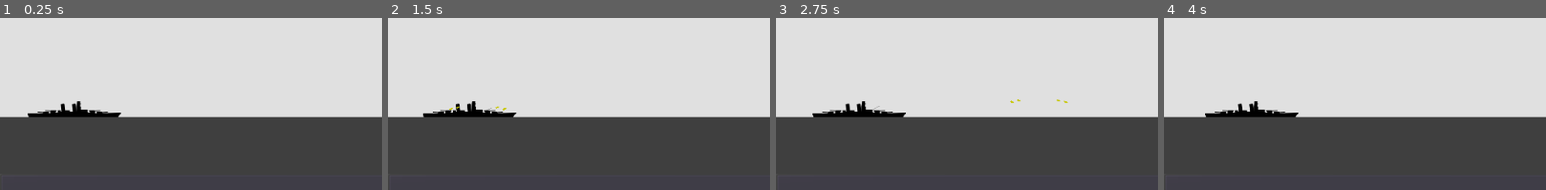
Above: before the commit, frames 1-4 (left to right).
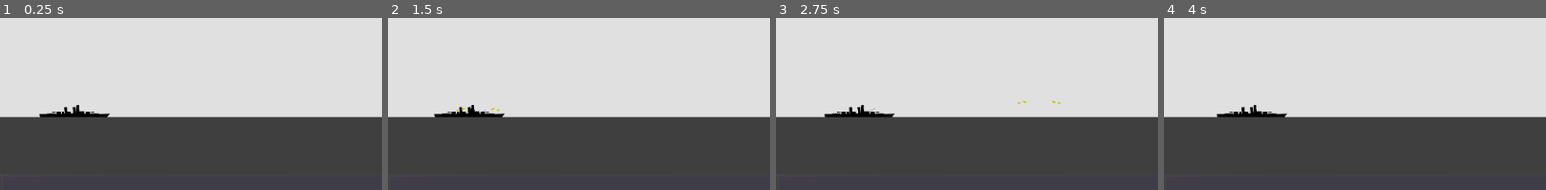
Above: after the commit, the same moments.

Repository: heppocogne/Salvo
Game: Godot game, scene res://gameplay/screen/screen.tscn
The game is run twice, just before and just after one commit, with the same random seed, the same clock (stepped at 60 frames per second) and the same inputs.
Inputs (mouse positions are % of the whole screen's width and height, from its top left):
- Up to frame 1 (0.25 s): no input
- Up to frame 2 (1.5 s): tap Enter at 0.5 s; move the mouse to (72, 9) at 0.52 s; hold Right (game_right) 0.53-1.28 s; click (72, 9) at 0.67 s; tap Space at 1.25 s; move the mouse to (30, 25) at 1.27 s; hold Left (game_left) from 1.28 s (still down); click (30, 25) at 1.42 s
- Up to frame 3 (2.75 s): move the mouse to (outside the picture) at 2.02 s; release Left (game_left) at 2.03 s; hold Right (game_right) from 2.03 s (still down); click (outside the picture) at 2.17 s
- Up to frame 4 (4 s): tap Enter at 2.75 s; move the mouse to (45, 50) at 2.77 s; click (45, 50) at 2.92 s; move the mouse to (80, 42) at 3.52 s; release Right (game_right) at 3.53 s; hold Left (game_left) from 3.53 s (still down); click (80, 42) at 3.67 s
The pictures show only the part of the screen within x 0-50%, y 13-63%; the shares and areas given below are measured in that part.

The runs differ from the first frame. In frame 1, 0.6% of the frame differs, in the area x 7-32%, y 48-58%; in frame 2, 0.7%; in frame 3, 0.7%, in the area x 9-77%, y 47-58%; in frame 4, 0.6%.

Commit message:
Update player size

Diff:
--- a/gameplay/ship/player/player.gd
+++ b/gameplay/ship/player/player.gd
@@ -30,7 +30,6 @@
 		var mb:=event as InputEventMouseButton
 		if mb.pressed:
 			if mb.button_index==BUTTON_LEFT and main_weapon_ready:
-				print_debug("mouse_pos.angle()=",mouse_pos.angle())
 				fire_main_weapon(mouse_pos.angle())
 
 
--- a/gameplay/ship/player/player.tscn
+++ b/gameplay/ship/player/player.tscn
@@ -6,6 +6,7 @@
 [ext_resource path="res://gameplay/weapon/gun/gun.tscn" type="PackedScene" id=4]
 
 [node name="Player" instance=ExtResource( 1 )]
+scale = Vector2( 0.75, 0.75 )
 collision_layer = 4
 collision_mask = 35
 script = ExtResource( 2 )
